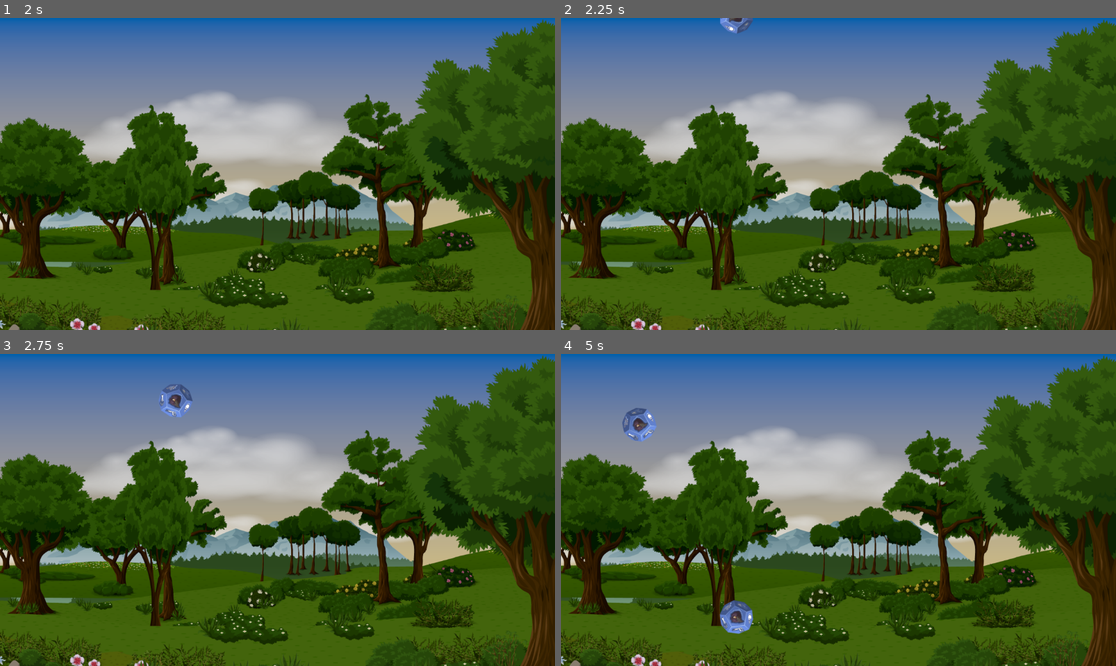
Above: before the commit, frames 1-4 (two rows, left to right).
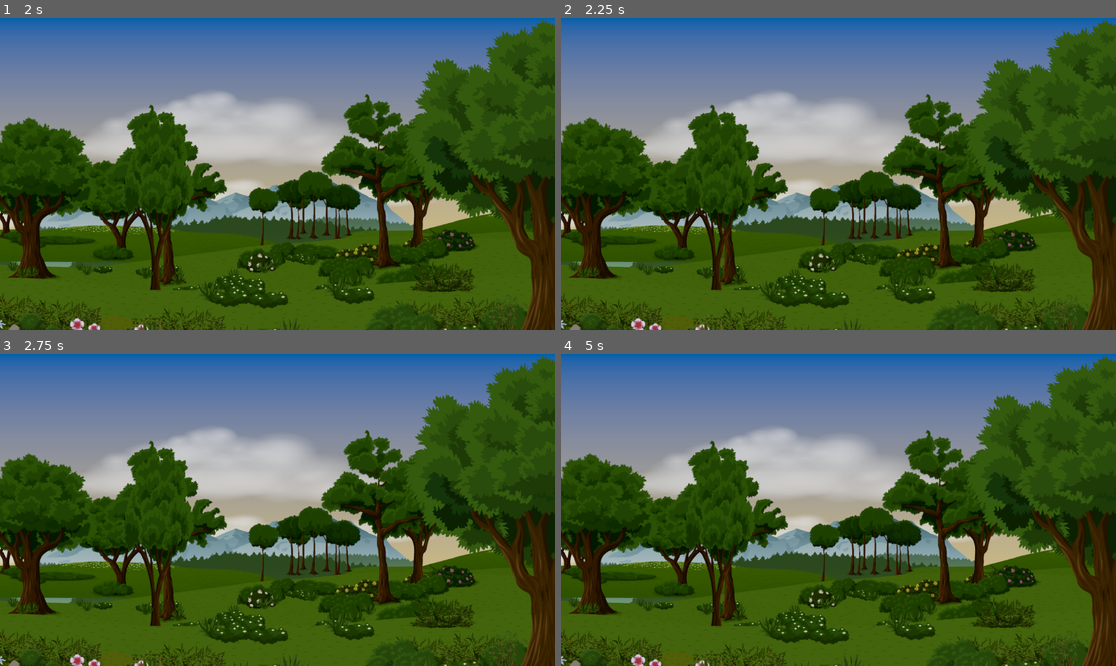
Above: after the commit, the same moments.

Repository: shiojojo/dice-catcher
Game: Godot game, scene res://Scenes/game.tscn
Same seed, same stepped clock (60 frames per second), same inputs: the game is played once before the commit and once after it.
Inputs:
- Up to frame 1 (2 s): tap Enter at 0.5 s; tap Escape (restart, bound only after the commit) at 1.25 s
- Up to frame 2 (2.25 s): tap Escape (restart, bound only after the commit) at 2 s
- Up to frame 3 (2.75 s): no input
- Up to frame 4 (5 s): tap Escape (restart, bound only after the commit) at 4.15 s

Frame 1 is identical in both runs. In frame 2, 0.2% of the frame differs, in the area x 28-35%, y 0-5%; in frame 3, 0.4%; in frame 4, 1.0%, in the area x 11-35%, y 17-90%.

Commit message:
add global stoppable group for dice and implement pause functionality

Diff:
--- a/Scenes/dice.tscn
+++ b/Scenes/dice.tscn
@@ -4,7 +4,7 @@
 [ext_resource type="Texture2D" uid="uid://sfa6h11lfuw7" path="res://Assets/Dice.png" id="1_878ur"]
 [ext_resource type="Shape2D" uid="uid://c4mc2cc337c4h" path="res://Resources/DiceCollisionShap.tres" id="2_7cx2c"]
 
-[node name="Dice" type="Area2D" unique_id=694492631]
+[node name="Dice" type="Area2D" unique_id=694492631 groups=["stoppable"]]
 position = Vector2(0, 36)
 script = ExtResource("1_3jar1")
 
--- a/Scenes/game.gd
+++ b/Scenes/game.gd
@@ -21,6 +21,8 @@
 	var dice: Dice = DiceScene.instantiate()
 	dice.position = spawn_pos
 	add_child(dice)
+	# register spawned dice to the global stoppable group
+	dice.add_to_group("global_group")
 	dice.connect("game_over", Callable(self , "_on_dice_game_over"))
 	return dice
 
@@ -39,10 +41,27 @@
 	spawn_dice_at(pos)
 
 
-# Called every frame. 'delta' is the elapsed time since the previous frame.
-func _process(_delta: float) -> void:
-	pass
+func _on_dice_game_over() -> void:
+	pause_all()
 
 
-func _on_dice_game_over() -> void:
-	print("Game Over")
+func pause_all(group_name: String = "global_group") -> void:
+	# Stop the spawn timer if present (it may not be in the group)
+	if has_node("SpawnTimer") and $SpawnTimer is Timer:
+		$SpawnTimer.stop()
+
+	var nodes := get_tree().get_nodes_in_group(group_name)
+	for n in nodes:
+		if n is Node:
+			# Stop Timer nodes so time-based callbacks don't continue
+			# if n is Timer:
+			# 	n.stop()
+			# Stop physics processing (Dice uses _physics_process)
+			n.set_physics_process(false)
+
+	# Optionally pause the entire SceneTree instead of per-node processing
+	# get_tree().paused = true
+
+func _process(_delta: float) -> void:
+	if Input.is_action_just_pressed("restart"):
+		get_tree().reload_current_scene()
--- a/project.godot
+++ b/project.godot
@@ -15,6 +15,18 @@
 config/features=PackedStringArray("4.6", "Mobile")
 config/icon="res://icon.svg"
 
+[global_group]
+
+stoppable=""
+
+[input]
+
+restart={
+"deadzone": 0.2,
+"events": [Object(InputEventKey,"resource_local_to_scene":false,"resource_name":"","device":-1,"window_id":0,"alt_pressed":false,"shift_pressed":false,"ctrl_pressed":false,"meta_pressed":false,"pressed":false,"keycode":0,"physical_keycode":4194305,"key_label":0,"unicode":0,"location":0,"echo":false,"script":null)
+]
+}
+
 [physics]
 
 3d/physics_engine="Jolt Physics"
